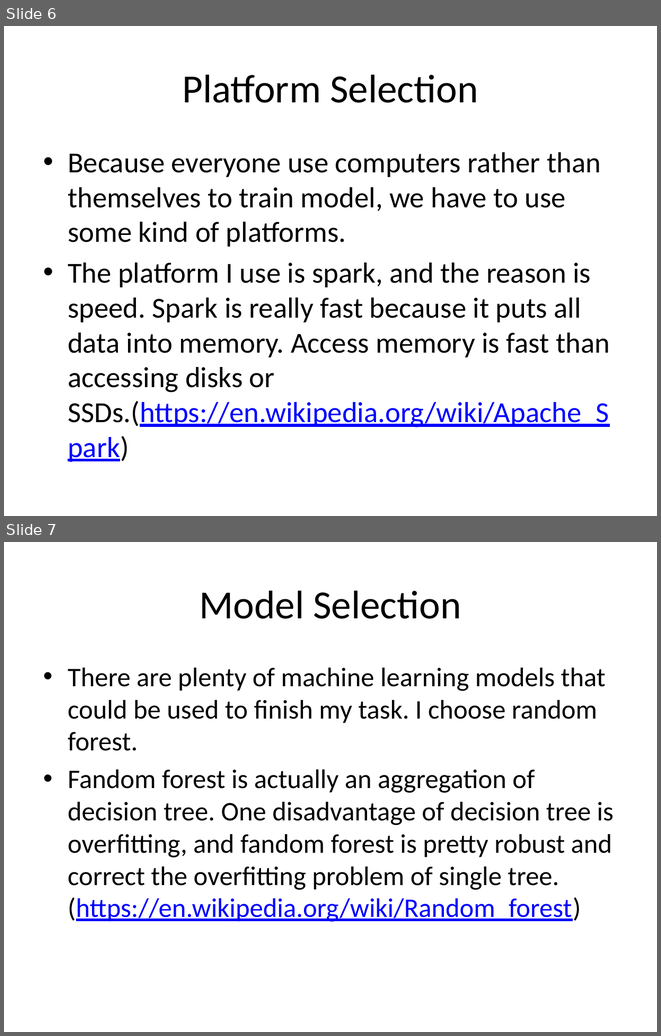
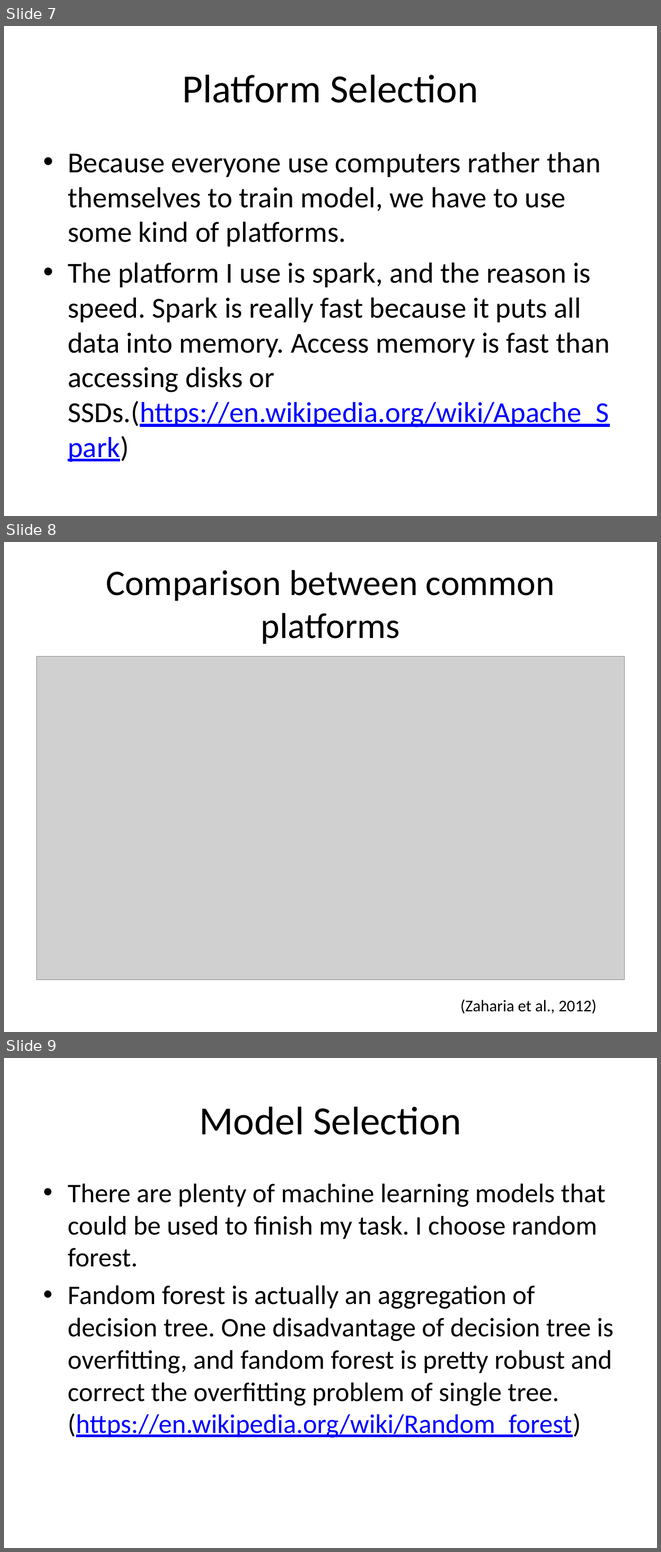
Before and after one commit to amaliujia/Foreign-Exchange, a slide deck: src/HW7/NonTechnical_Audience_Presentation.pptx. Shown one above the other, each under a label of ours: slides 6 and 7 before the commit, slides 7, 8 and 9 after it. The pictures are 661x1036 and 661x1552 pixels, drawn with LibreOffice and Linux fonts; fonts in the diff are those of the drawing; grey boxes stand for pictures. Boxes give left, top, right and bottom in pixels: in the first picture for what was removed or moved away, otherwise in the second. Text is boxed around its words. In the diff, an @@ line names an element or a change of style, - is before the commit and + after.

```diff
--- a/src/HW7/NonTechnical_Audience_Presentation.pptx
+++ b/src/HW7/NonTechnical_Audience_Presentation.pptx
@@ slide 8 added at [4, 542, 657, 1032], background #FFFFFF @@
@@ title added at [106, 570, 555, 644], 39.6 pt, text #000000 @@
+Comparison between common platforms
@@ picture added at [37, 656, 624, 979] @@
@@ text added at [460, 999, 597, 1013], 18 pt, text #000000 @@
+(Zaharia et al., 2012)
@@ what was slide 6 is now slide 7 @@
@@ what was slide 7 is now slide 9 @@
```
Also in this commit, not shown: 5 slides changed, 3 other slides added, 1 slide removed.
